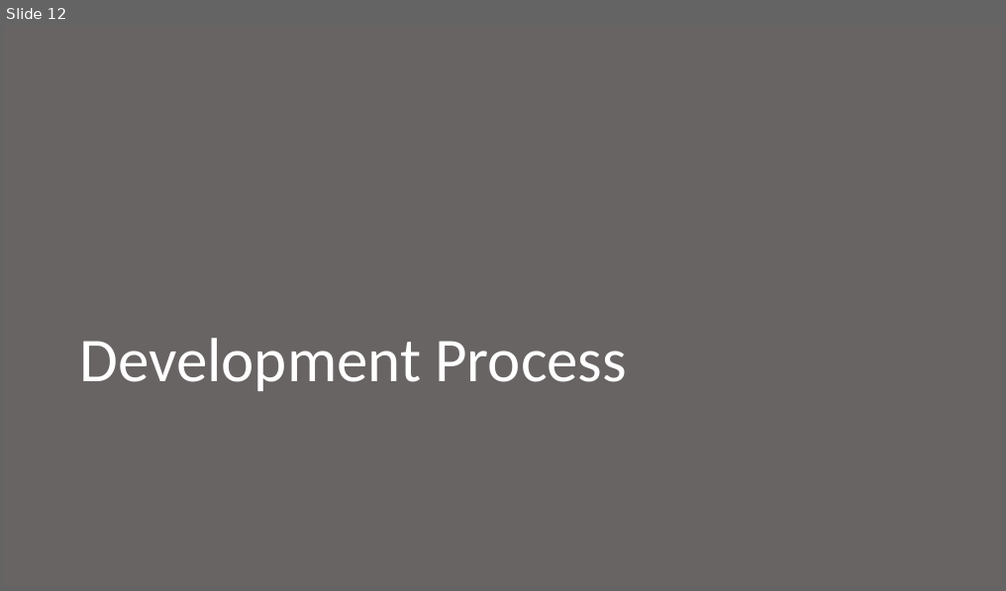
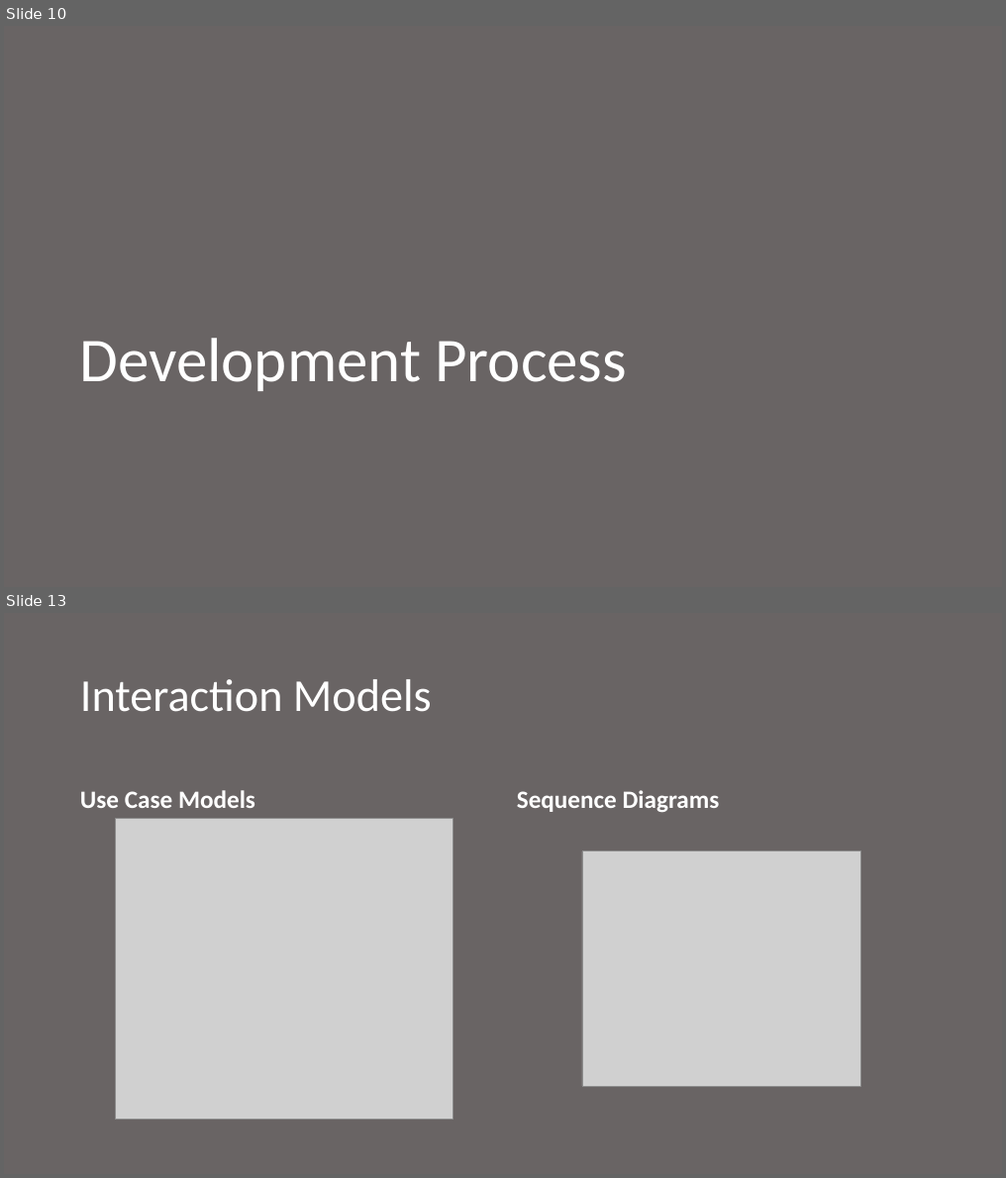
Before and after one commit to boltu11/DashForCash, a slide deck: Presentation.pptx. Shown one above the other, each under a label of ours: slide 12 before the commit, slides 10 and 13 after it; the slides between them are not shown. The pictures are 1006x591 and 1006x1178 pixels, drawn with LibreOffice and Linux fonts; fonts in the diff are those of the drawing; grey boxes stand for pictures. Boxes give left, top, right and bottom in pixels: in the first picture for what was removed or moved away, otherwise in the second. Text is boxed around its words. In the diff, an @@ line names an element or a change of style, - is before the commit and + after.

Commit message:
Finished Presentation. Used diagram for Hardeep's screen, but can change that tomorrow morning

```diff
--- a/Presentation.pptx
+++ b/Presentation.pptx
@@ slide 13 added at bbox=[4, 613, 1002, 1174], background #696464 @@
@@ title added at bbox=[80, 679, 432, 712], 44 pt, text #FFFFFF @@
+Interaction Models
@@ text added at bbox=[80, 790, 255, 808], 24 pt, text #FFFFFF, bold @@
+Use Case Models
@@ text added at bbox=[517, 790, 720, 812], 24 pt, text #FFFFFF, bold @@
+Sequence Diagrams
@@ picture added at bbox=[116, 818, 453, 1120] @@
@@ picture added at bbox=[582, 852, 860, 1087] @@
@@ what was slide 12 is now slide 10 @@
```
Also in this commit, not shown: 6 slides changed, 5 other slides added, 3 slides removed.
